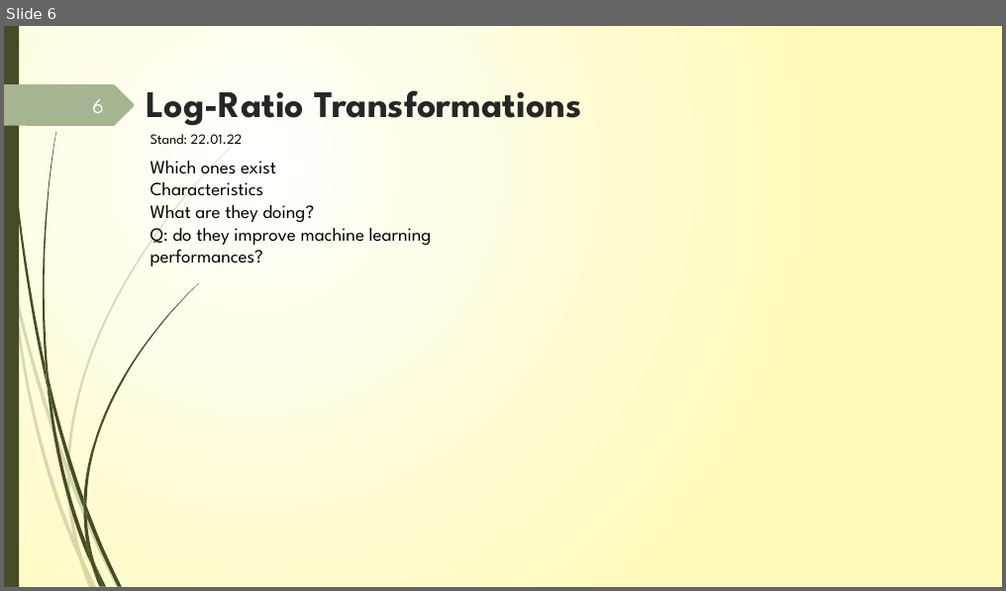
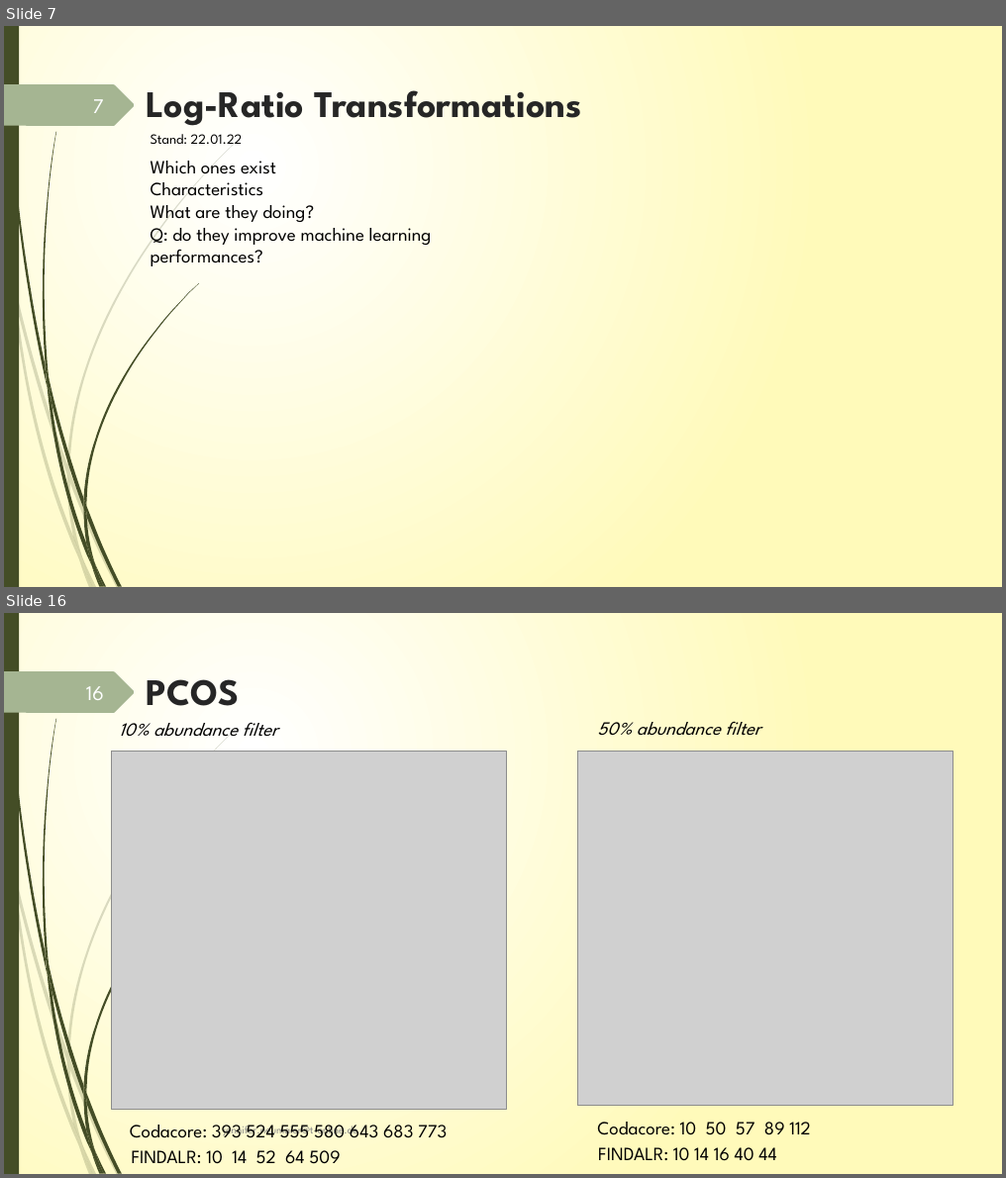
Before and after one commit to JenniferNeumaier/ml_coda, a slide deck: doc/Project_structure_notes.pptx. Shown one above the other, each under a label of ours: slide 6 before the commit, slides 7 and 16 after it; the slides between them are not shown. The pictures are 1006x591 and 1006x1178 pixels, drawn with LibreOffice and Linux fonts; fonts in the diff are those of the drawing; grey boxes stand for pictures. Boxes give left, top, right and bottom in pixels: in the first picture for what was removed or moved away, otherwise in the second. Text is boxed around its words. In the diff, an @@ line names an element or a change of style, - is before the commit and + after.

```diff
--- a/doc/Project_structure_notes.pptx
+++ b/doc/Project_structure_notes.pptx
@@ slide 16 added at (x1=4, y1=613, x2=1002, y2=1174), background gradient #FFFFFF to #FFFABB; not listed: 24 template elements that a slide beside it also shows @@
@@ page number added at (x1=86, y1=686, x2=104, y2=700), 20 pt, text #FEFFFF @@
+16
@@ title added at (x1=146, y1=679, x2=239, y2=706), 36 pt, text #262626, bold @@
+PCOS
@@ text added at (x1=119, y1=722, x2=278, y2=737), 18 pt, text #000000, italic @@
+10% abundance filter
@@ text added at (x1=597, y1=721, x2=760, y2=736), 18 pt, text #000000, italic @@
+50% abundance filter
@@ picture added at (x1=111, y1=751, x2=506, y2=1109) @@
@@ picture added at (x1=577, y1=751, x2=952, y2=1105) @@
@@ text added at (x1=130, y1=1125, x2=447, y2=1139), 18 pt, text #000000 @@
+Codacore: 393 524 555 580 643 683 773
@@ text added at (x1=224, y1=1125, x2=358, y2=1138), 10.5 pt, text #8C8C8C @@
+jennifer.neumaier@t-online.de
@@ text added at (x1=597, y1=1122, x2=811, y2=1136), 18 pt, text #000000 @@
+Codacore: 10 50 57 89 112
@@ text added at (x1=132, y1=1151, x2=340, y2=1164), 18 pt, text #000000 @@
+FINDALR: 10 14 52 64 509
@@ text added at (x1=598, y1=1148, x2=776, y2=1161), 18 pt, text #000000 @@
+FINDALR: 10 14 16 40 44
@@ what was slide 6 is now slide 7 @@
@@ page number at (x1=93, y1=99, x2=104, y2=113): text changed @@
-6
+7
```
Also in this commit, not shown: 15 slides changed, 12 other slides added, 6 other files.
